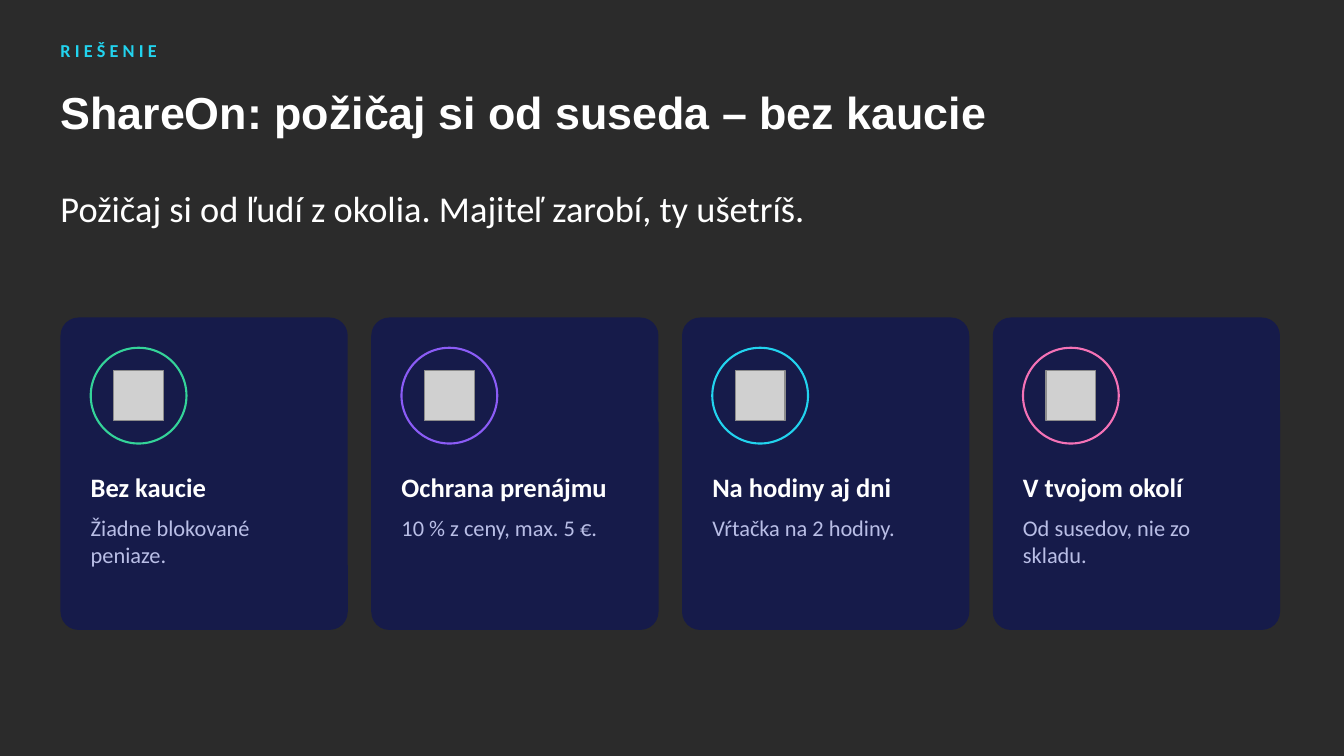
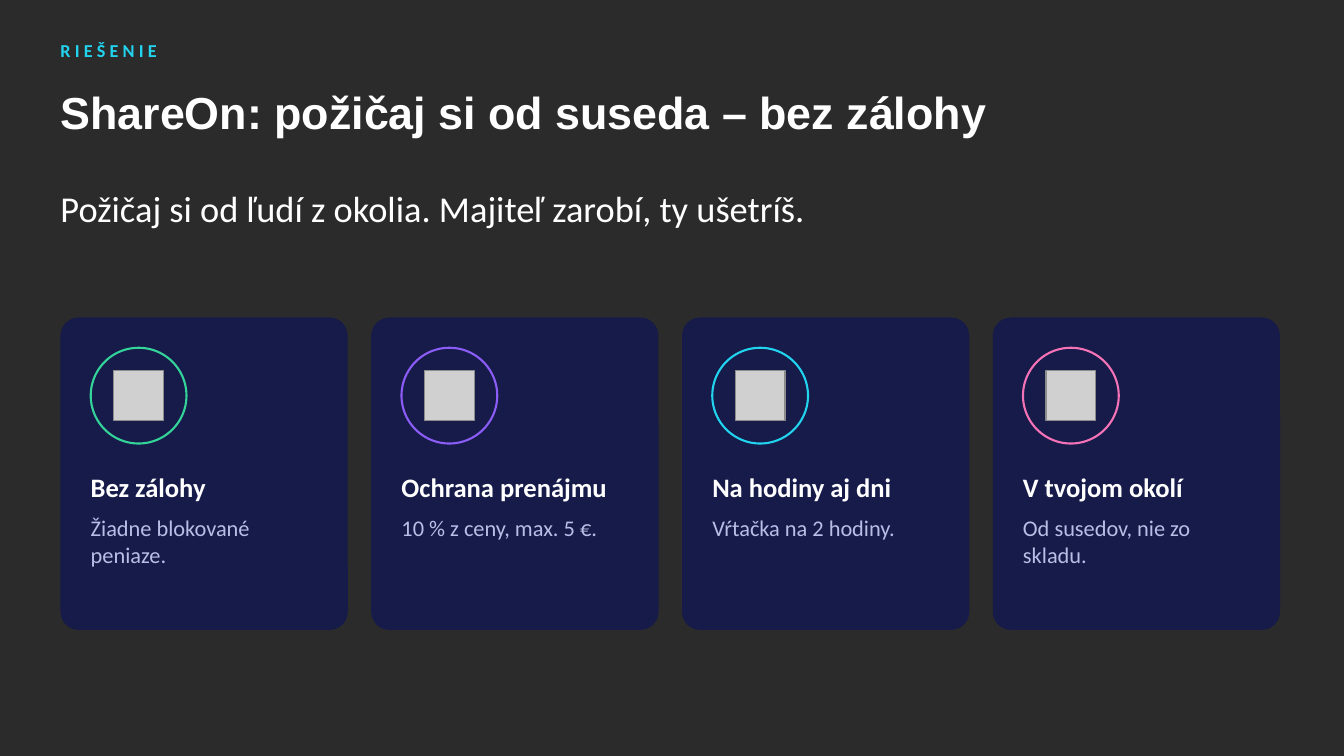
Before and after one commit to samueljurik5-web/shareon, a slide deck: slide 3 of docs/pitch/ShareOn-pitch-deck.pptx. Drawn at 1344x756 pixels with LibreOffice and Linux fonts; fonts in the diff are those of the drawing; grey boxes stand for pictures; background and template pictures are left out; a plain dark background stands for a picture behind light text. Boxes give left, top, right and bottom in pixels: in the first picture for what was removed or moved away, otherwise in the second. Text is boxed around its words. In the diff, an @@ line names an element or a change of style, - is before the commit and + after.

```diff
--- a/docs/pitch/ShareOn-pitch-deck.pptx
+++ b/docs/pitch/ShareOn-pitch-deck.pptx
@@ title at (60, 95, 986, 138): text changed @@
-ShareOn: požičaj si od suseda – bez kaucie
+ShareOn: požičaj si od suseda – bez zálohy
@@ text at (91, 478, 205, 502): text changed @@
-Bez kaucie
+Bez zálohy
```
Also in this commit, not shown: 9 other slides changed, 1 other file.
